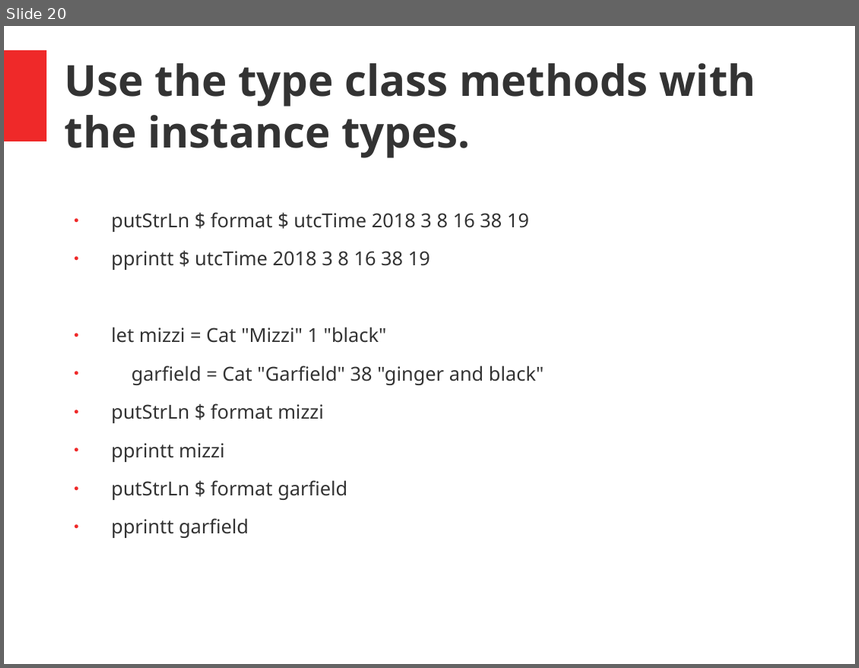
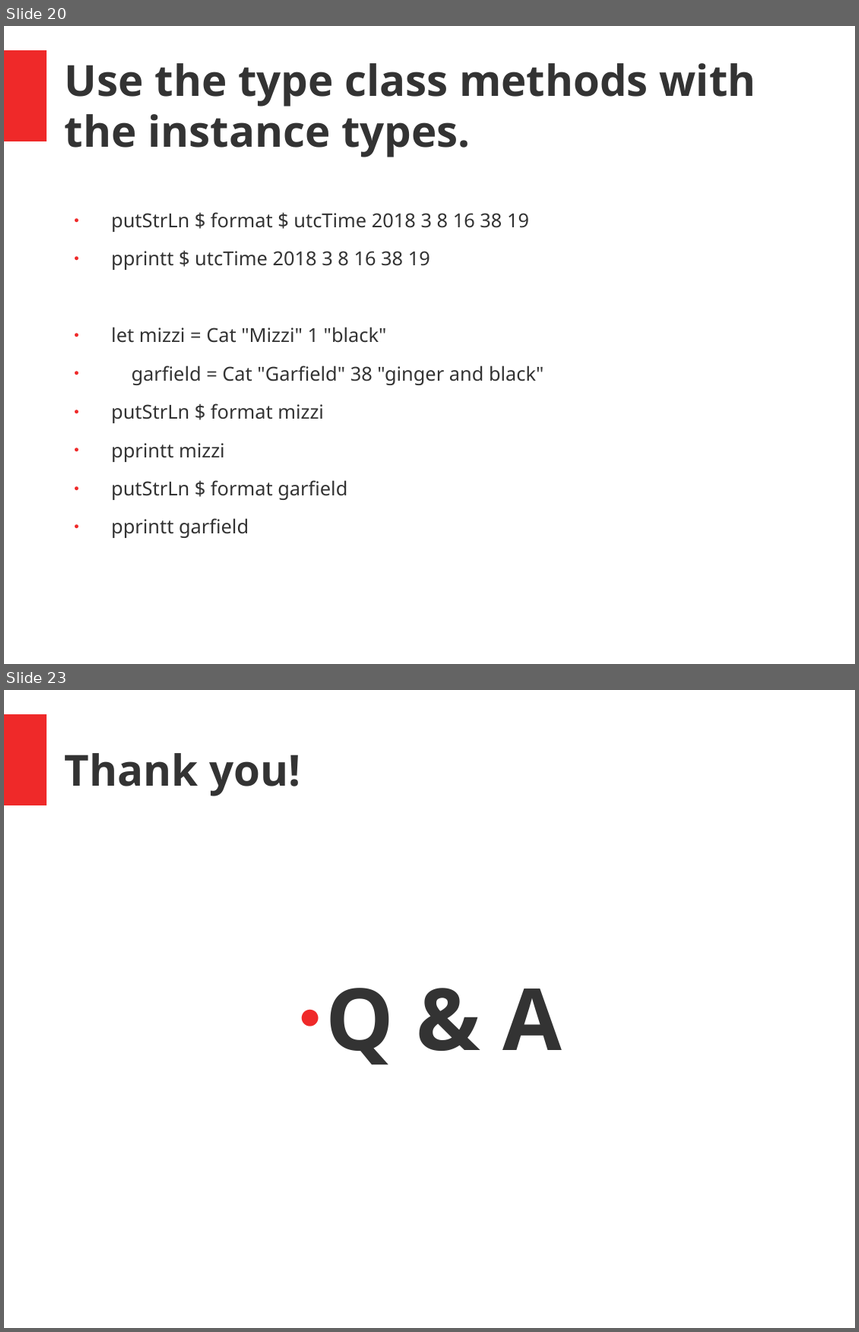
Before and after one commit to hermannhueck/typeclasses, a slide deck: Slides/TypeClasses.pptx. Shown one above the other, each under a label of ours: slide 20 before the commit, slides 20 and 23 after it; the slides between them are not shown. The pictures are 859x668 and 859x1332 pixels, drawn with LibreOffice and Linux fonts; fonts in the diff are those of the drawing. Boxes give left, top, right and bottom in pixels: in the first picture for what was removed or moved away, otherwise in the second. Text is boxed around its words. In the diff, an @@ line names an element or a change of style, - is before the commit and + after.

```diff
--- a/Slides/TypeClasses.pptx
+++ b/Slides/TypeClasses.pptx
@@ slide 23 added at [4, 690, 855, 1328], background #FFFFFF; not listed: 1 template element that a slide beside it also shows @@
@@ text added at [65, 753, 300, 796], 40 pt, text #333333, bold @@
+Thank you!
@@ text added at [325, 988, 562, 1065], 80 pt, text #333333, bold @@
+● Q & A
```
Also in this commit, not shown: 1 slide changed, 2 other slides added, 1 other file.
